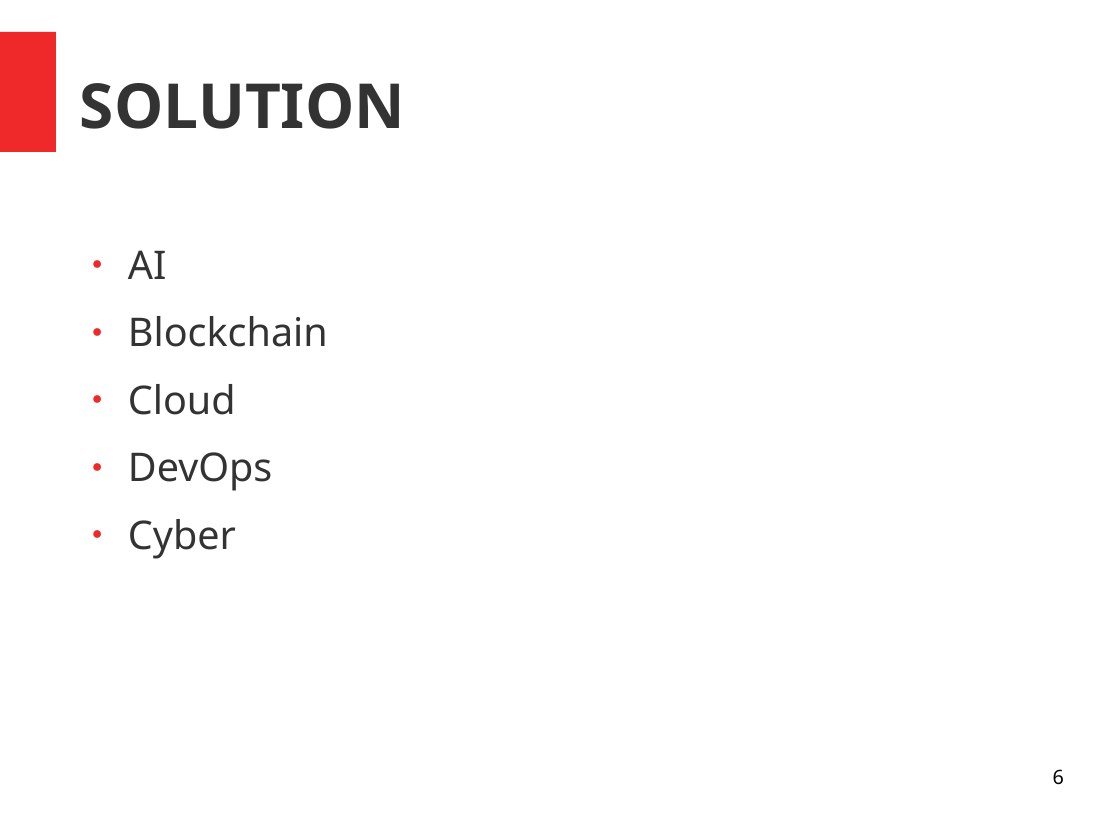
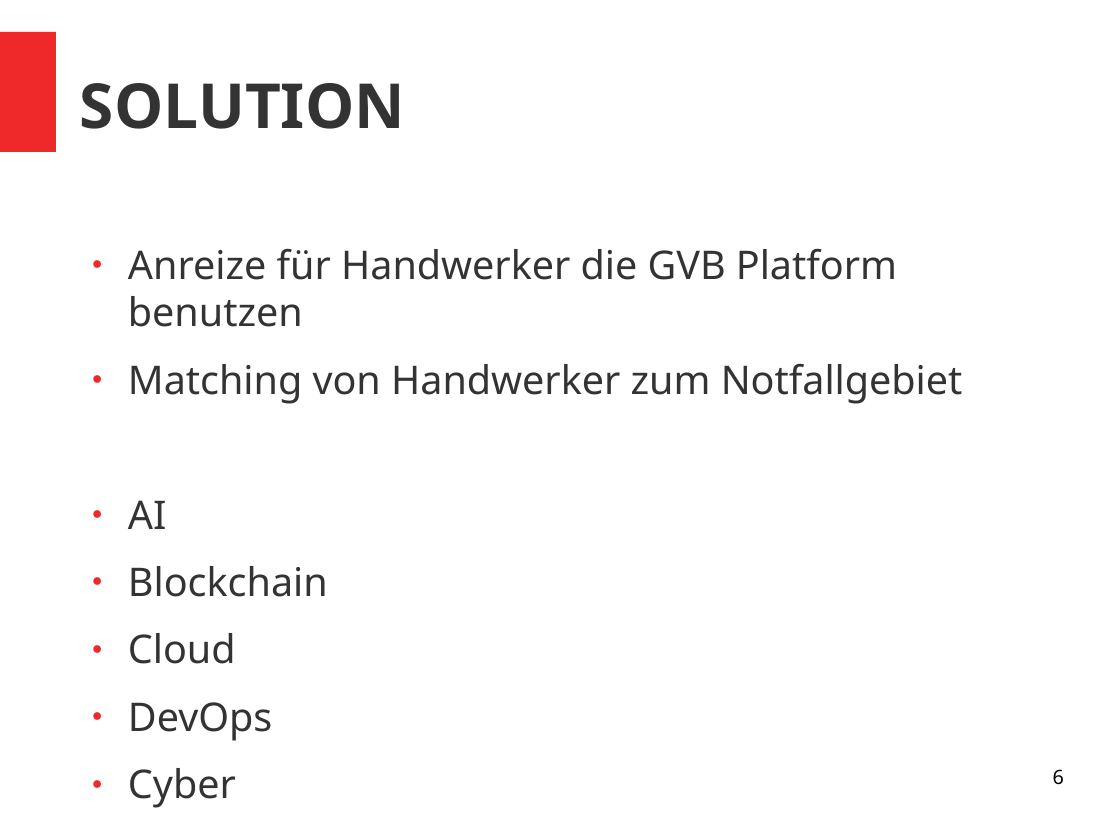
Before and after one commit to ninomllr/bernhackt-2023, a slide deck: slide 6 of Draft_presentation.odp. Drawn at 1120x840 pixels with LibreOffice and Linux fonts; fonts in the diff are those of the drawing. Boxes give left, top, right and bottom in pixels: in the first picture for what was removed or moved away, otherwise in the second. Text is boxed around its words. In the diff, an @@ line names an element or a change of style, - is before the commit and + after.

```diff
--- a/Draft_presentation.odp
+++ b/Draft_presentation.odp
@@ text at bbox=[128, 248, 963, 404]: paragraphs added @@
+● Anreize für Handwerker die GVB Platform benutzen
+● Matching von Handwerker zum Notfallgebiet
```
Also in this commit, not shown: 5 slides added, 2 slides removed.
